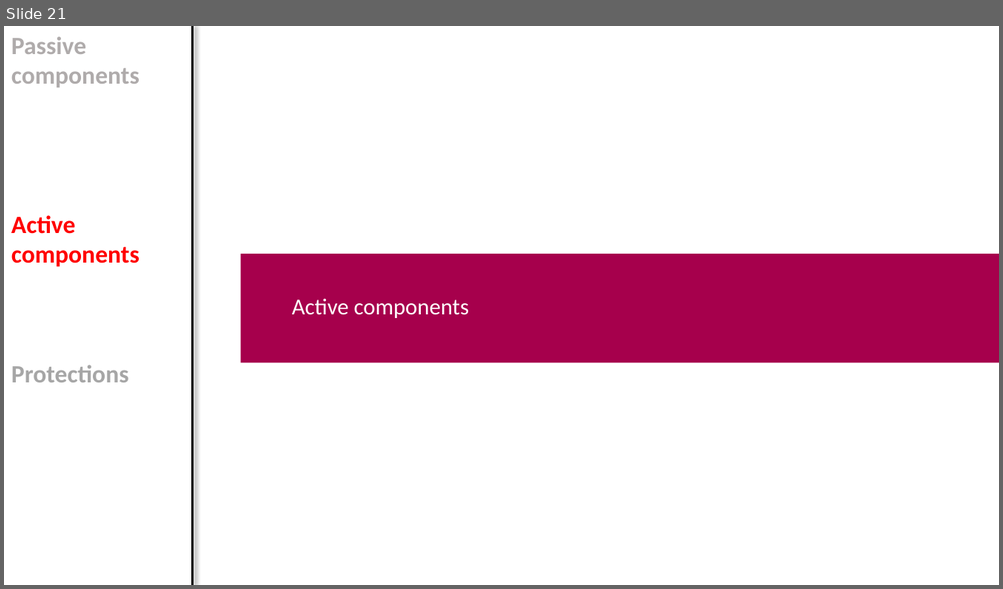
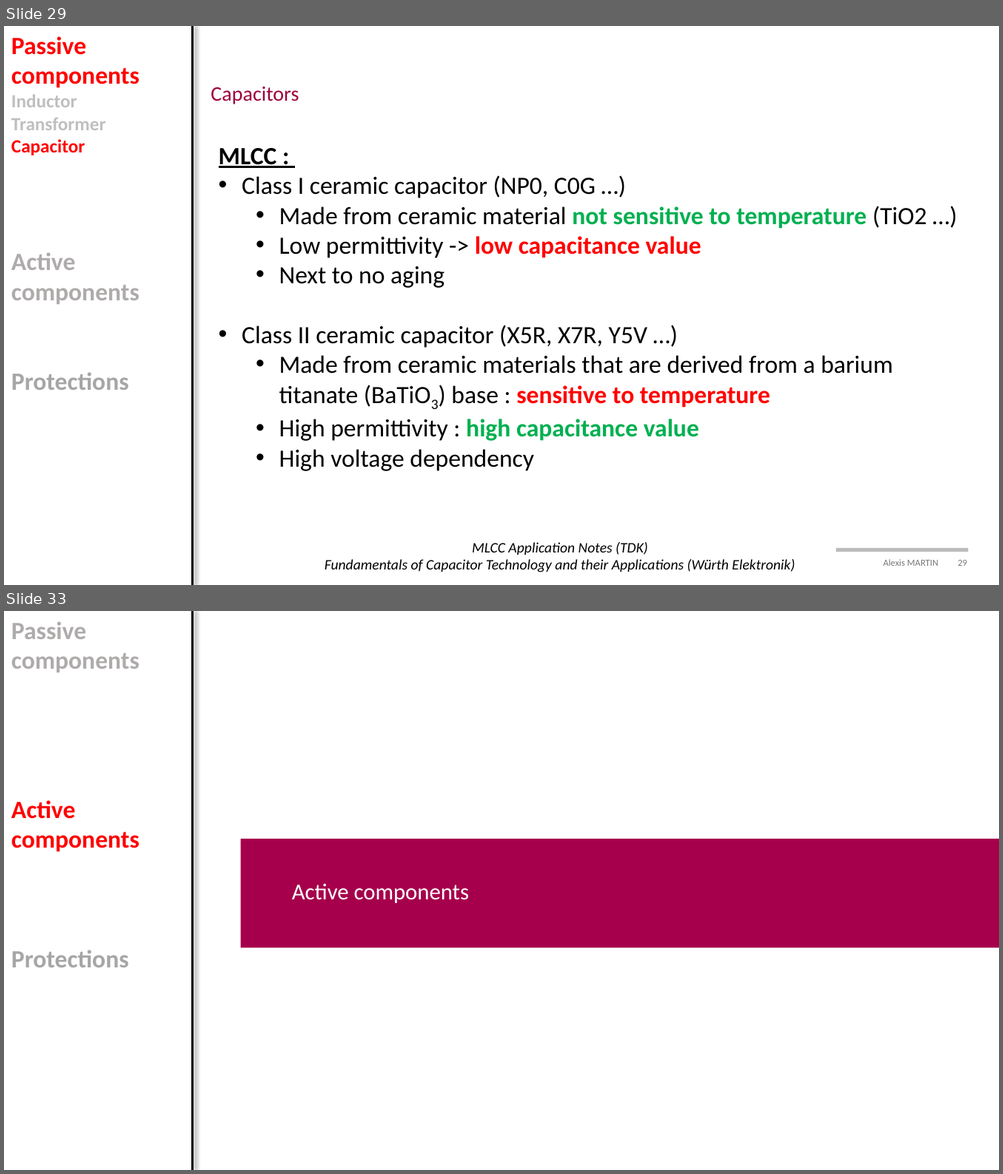
Before and after one commit to alexismartin46/Cours_Electronique_de_Puissance_FISE2, a slide deck: Cours/Cours3_components.pptx. Shown one above the other, each under a label of ours: slide 21 before the commit, slides 29 and 33 after it; the slides between them are not shown. The pictures are 1003x589 and 1003x1174 pixels, drawn with LibreOffice and Linux fonts; fonts in the diff are those of the drawing; background and template pictures are left out. Boxes give left, top, right and bottom in pixels: in the first picture for what was removed or moved away, otherwise in the second. Text is boxed around its words. In the diff, an @@ line names an element or a change of style, - is before the commit and + after.

```diff
--- a/Cours/Cours3_components.pptx
+++ b/Cours/Cours3_components.pptx
@@ slide 29 added at [4,26,999,585], background #FFFFFF @@
@@ text added at [11,36,139,390], 24 pt, text #FF0000, bold @@
+Passive components
+Inductor
+Transformer
+Capacitor
+Active components
+Protections
@@ line added from (192, 26) to (192, 585), #000000 2.25 pt @@
@@ text added at [210,86,299,104], 20 pt, text #9E003B @@
+Capacitors
@@ text added at [219,148,926,471], 24 pt, text #000000 @@
+MLCC :
+• Class I ceramic capacitor (NP0, C0G …)
+  • Made from ceramic material not sensitive to temperature (TiO2 …)
+  • Low permittivity -> low capacitance value
+  • Next to no aging
+• Class II ceramic capacitor (X5R, X7R, Y5V …)
+  • Made from ceramic materials that are derived from a barium titanate (BaTiO3) base : sensitive to temperature
+  • High permittivity : high capacitance value
+  • High voltage dependency
@@ text added at [324,543,794,573], 14 pt, text #000000, italic @@
+MLCC Application Notes (TDK)
+Fundamentals of Capacitor Technology and their Applications (Würth Elektronik)
@@ rectangle added at [836,548,968,552], fill #777877 at 50% opacity @@
@@ page number added at [883,560,967,566], 9 pt, text #777877 @@
+Alexis MARTIN 29
@@ what was slide 21 is now slide 33 @@
```
Also in this commit, not shown: 17 slides changed, 12 other slides added, 1 slide removed.
